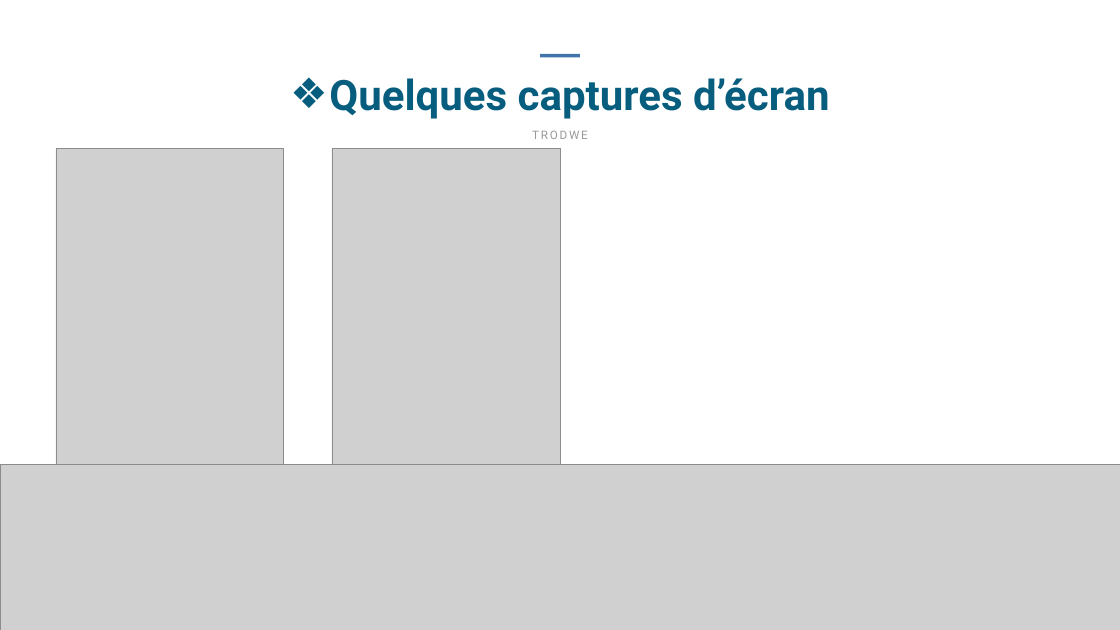
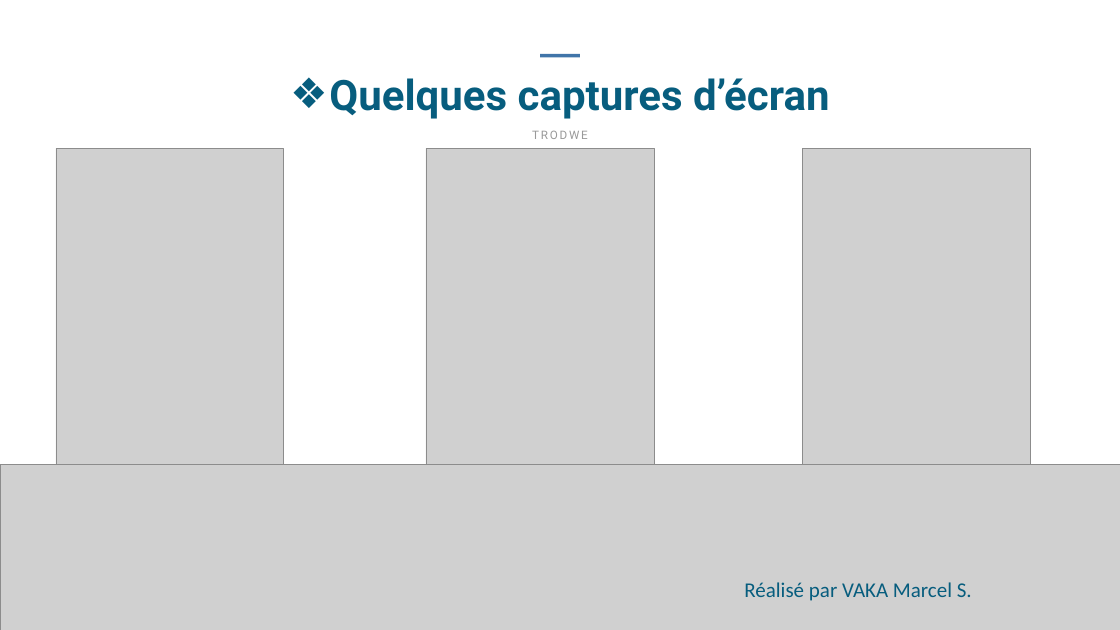
Before and after one commit to marxsv225/Trodwe, a slide deck: slide 9 of trodwe.pptx. Drawn at 1120x630 pixels with LibreOffice and Linux fonts; fonts in the diff are those of the drawing; grey boxes stand for pictures. Boxes give left, top, right and bottom in pixels: in the first picture for what was removed or moved away, otherwise in the second. Text is boxed around its words. In the diff, an @@ line names an element or a change of style, - is before the commit and + after.

```diff
--- a/trodwe.pptx
+++ b/trodwe.pptx
@@ picture resized from (x1=332, y1=148, x2=560, y2=500) to (x1=426, y1=148, x2=654, y2=464) @@
@@ picture added at (x1=802, y1=148, x2=1030, y2=464) @@
@@ text added at (x1=744, y1=582, x2=972, y2=601), 36 pt, text #075D7E @@
+Réalisé par VAKA Marcel S.
```
Also in this commit, not shown: 1 other slide changed, 3 slides added, 5 other files.
